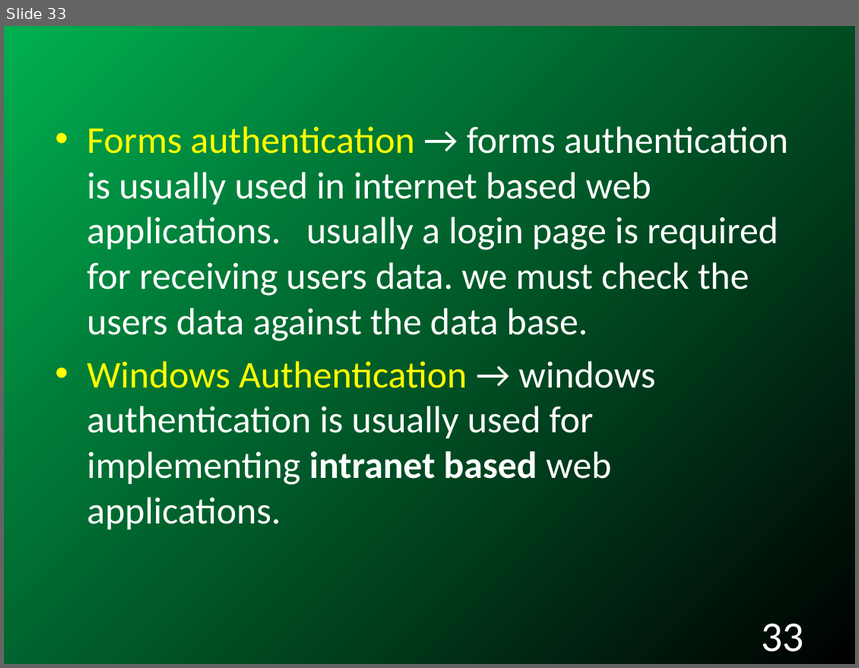
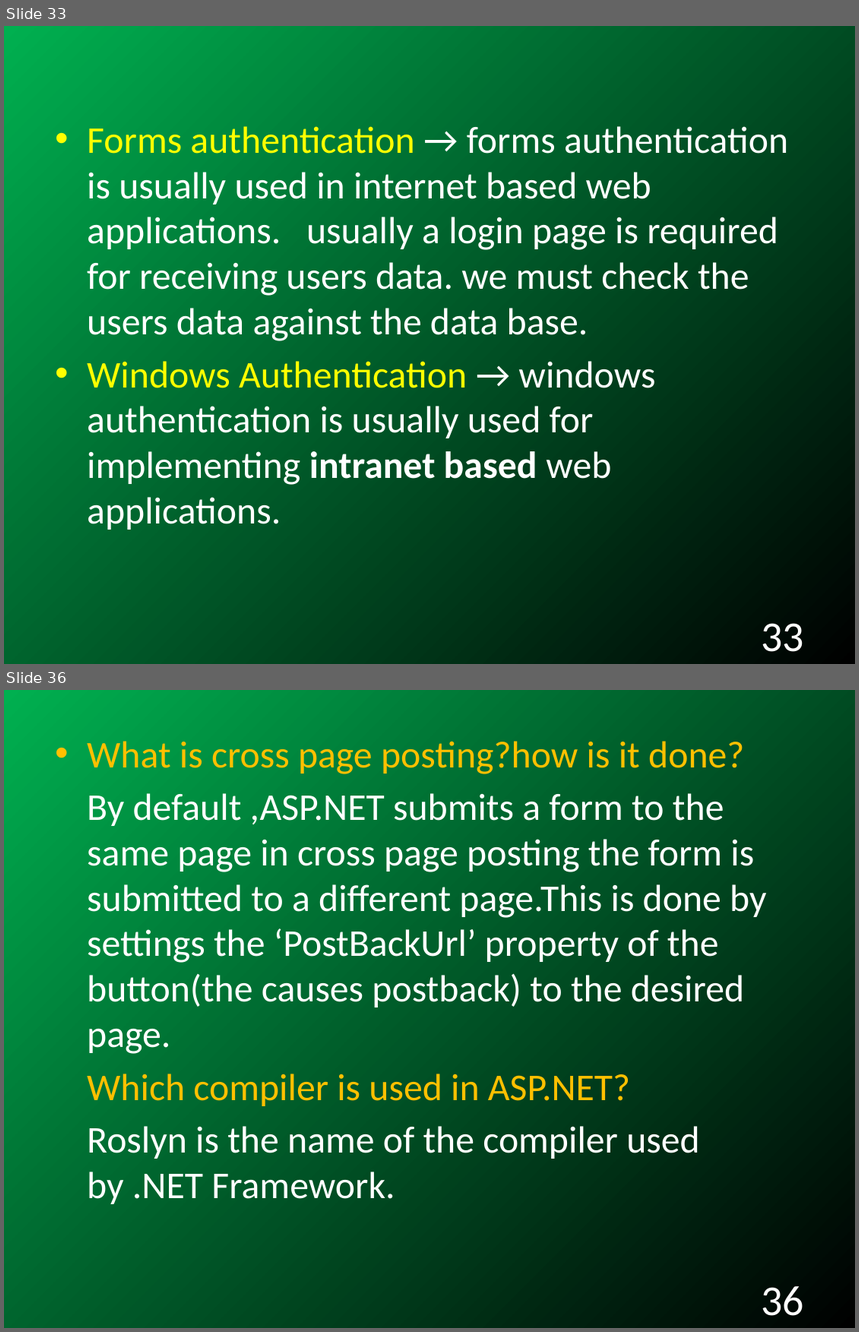
Before and after one commit to RAVIKIRANTV/FirstRepo, a slide deck: InterviewStudyMaterial/ASP.NET_Interview_Questions_with_answers.pptx. Shown one above the other, each under a label of ours: slide 33 before the commit, slides 33 and 36 after it; the slides between them are not shown. The pictures are 859x668 and 859x1332 pixels, drawn with LibreOffice and Linux fonts; fonts in the diff are those of the drawing; background and template pictures are left out. Boxes give left, top, right and bottom in pixels: in the first picture for what was removed or moved away, otherwise in the second. Text is boxed around its words. In the diff, an @@ line names an element or a change of style, - is before the commit and + after.

```diff
--- a/InterviewStudyMaterial/ASP.NET_Interview_Questions_with_answers.pptx
+++ b/InterviewStudyMaterial/ASP.NET_Interview_Questions_with_answers.pptx
@@ slide 36 added at (4, 690, 855, 1328), background gradient #00B050 to #000000 @@
@@ text added at (87, 741, 766, 1205), 32 pt, text #FFFFFF @@
+• What is cross page posting?how is it done?
+By default ,ASP.NET submits a form to the same page in cross page posting the form is submitted to a different page.This is done by settings the ‘PostBackUrl’ property of the button(the causes postback) to the desired page.
+Which compiler is used in ASP.NET?
+Roslyn is the name of the compiler used by .NET Framework.
@@ page number added at (761, 1287, 804, 1316), 36 pt, text #FFFFFF @@
+36
```
Also in this commit, not shown: 2 slides changed, 3 other slides added, 15 other files.
